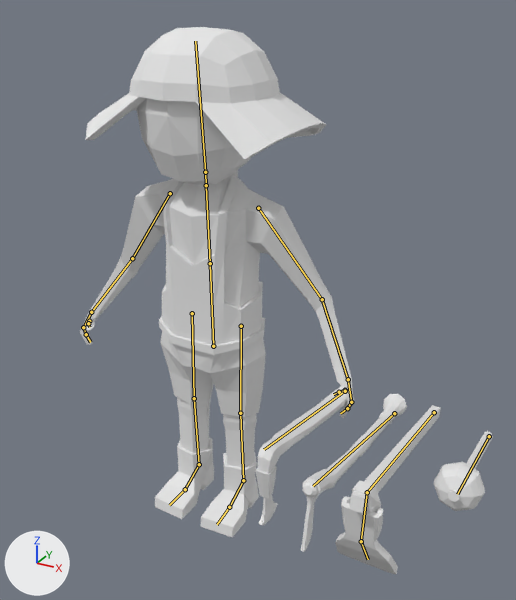
Two versions of the Blender file Map/Assets/Models/Sumerians/Summerian_Civil_Pick/Summerian_Civil_Pick.blend, one commit apart.
The view is the same before and after, from a 50 mm camera at (1.46, -2.26, 2.16) aimed at (0.22, -0.01, 1.03). Arrows for +X, +Y and +Z are at lower left; the lights stay in place. The bones that bend it are drawn over the model as lines.

In view in the first picture: 'Summerian Civil'.
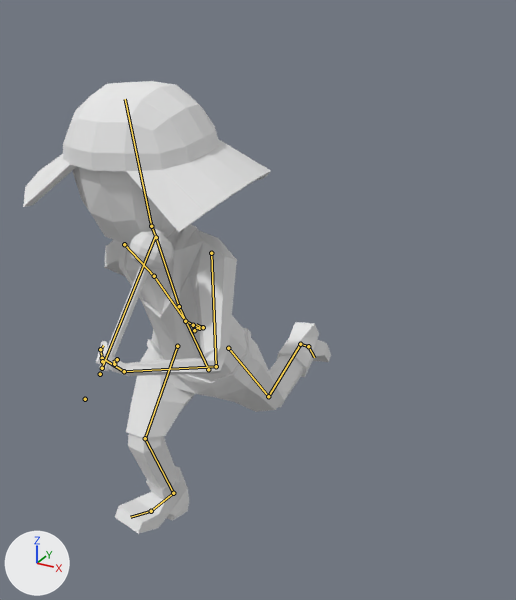
The newer file adds an action. The first version stands in its rest pose; the second is drawn at frame 9 of the action 'Summerian_Civil_Pick_Run'.

What the commit changed:
Bone 'abdomen' (bone_abdomen) moves from (0.0, 0.0, 0.0) to (-0.08, -0.85, -0.2).
Bone 'abdomen' (bone_abdomen) turns from (0, 0, 0) to (3, 8, 23) degrees about its own x, y and z.
Bone 'pecho' (bone_pecho) moves from (0.0, 0.0, 0.0) to (0.18, -0.14, -0.97).
Bone 'pecho' (bone_pecho) turns from (0, 0, 0) to (-12, 0, -8) degrees about its own x, y and z.
Bone 'cabeza' (bone_cabeza) turns from (0, 0, 0) to (8, -1, 3) degrees about its own x, y and z.
Bone 'brazo_L' (bone_brazo_l) turns from (0, 0, 0) to (-18, -35, -41) degrees about its own x, y and z.
Bone 'antebrazo_L' (bone_antebrazo_l) turns from (0, 0, 0) to (-26, -15, -57) degrees about its own x, y and z.
Bone 'mano_L' (bone_mano_l) turns from (0, 0, 0) to (13, 33, -22) degrees about its own x, y and z.
Bone 'dedos_mano_L' (bone_dedos_mano_l) turns from (0, 0, 0) to (15, 0, 52) degrees about its own x, y and z.
Bone 'dedos_mano2_L' (bone_dedos_mano2_l) turns from (0, 0, 0) to (40, 36, 19) degrees about its own x, y and z.
Bone 'pulgar1_L' (bone_pulgar1_l) turns from (0, 0, 0) to (-4, -28, -18) degrees about its own x, y and z.
Bone 'pulga2_L' (bone_pulga2_l) turns from (0, 0, 0) to (-50, 12, -34) degrees about its own x, y and z.
Bone 'Hacha' (bone_hacha) moves from (0.0, 0.0, 0.0) to (0.05, 0.22, 0.18).
Bone 'Hacha' (bone_hacha) turns from (0, 0, 0) to (-40, 35, -21) degrees about its own x, y and z.
Bone 'Hacha' (bone_hacha) is rescaled from (1.0, 1.0, 1.0) to (0.0, 0.0, 0.0).
Bone 'Pick' (bone_pick) moves from (0.0, 0.0, 0.0) to (-0.88, -0.26, 0.74).
Bone 'Pick' (bone_pick) turns from (0, 0, 0) to (0, 43, 0) degrees about its own x, y and z.
Bone 'Pick' (bone_pick) is rescaled from (1.0, 1.0, 1.0) to (0.0, 0.0, 0.0).
Bone 'Rack' (bone_rack) moves from (0.0, 0.0, 0.0) to (-2.38, 0.13, 0.1).
Bone 'Rack' (bone_rack) turns from (0, 0, 0) to (19, 25, -8) degrees about its own x, y and z.
Bone 'Rack' (bone_rack) is rescaled from (1.0, 1.0, 1.0) to (0.0, 0.0, 0.0).
Bone 'Martillo' (bone_martillo) moves from (0.0, 0.0, 0.0) to (-3.7, 0.33, -0.19).
Bone 'Martillo' (bone_martillo) turns from (0, 0, 0) to (-9, -63, -3) degrees about its own x, y and z.
Bone 'brazo_R' (bone_brazo_r) turns from (0, 0, 0) to (-8, -22, -28) degrees about its own x, y and z.
Bone 'antebrazo_R' (bone_antebrazo_r) turns from (0, 0, 0) to (-17, 3, 5) degrees about its own x, y and z.
Bone 'mano_R' (bone_mano_r) turns from (0, 0, 0) to (-19, 7, -2) degrees about its own x, y and z.
Bone 'dedos_mano_R' (bone_dedos_mano_r) turns from (0, 0, 0) to (41, -9, 10) degrees about its own x, y and z.
Bone 'dedos_mano2_R' (bone_dedos_mano2_r) turns from (0, 0, 0) to (71, -16, 7) degrees about its own x, y and z.
Bone 'pulgar1_R' (bone_pulgar1_r) turns from (0, 0, 0) to (-16, -26, -4) degrees about its own x, y and z.
Bone 'pulga2_R' (bone_pulga2_r) turns from (0, 0, 0) to (-52, 46, 48) degrees about its own x, y and z.
Bone 'pie_L_control' (bone_pie_l_control) moves from (0.0, 0.0, 0.0) to (-0.03, -3.99, 4.49).
Bone 'pie_L_control' (bone_pie_l_control) turns from (0, 0, 0) to (-122, 6, 6) degrees about its own x, y and z.
Bone 'pie_R_control' (bone_pie_r_control) moves from (0.0, 0.0, 0.0) to (-0.2, 1.98, 0.01).
Bone 'pie_R_control' (bone_pie_r_control) turns from (0, 0, 0) to (23, 0, -10) degrees about its own x, y and z.

What differs and where, as boxes (x1, y1, x2, y2) in the pictures (516 x 600 px):
'Summerian Civil', posed (25% narrower, 17% shorter): before (80, 27, 493, 574); after (23, 81, 331, 534)
bone 'abdomen', root to tip: before (213, 346) to (210, 263); after (208, 369) to (179, 306)
bone 'pecho', root to tip: before (210, 263) to (206, 185); after (179, 306) to (156, 237)
bone 'cabeza', root to tip: before (205, 172) to (195, 41); after (151, 226) to (125, 99)
bone 'brazo_L', root to tip: before (258, 208) to (322, 299); after (211, 253) to (216, 366)
bone 'antebrazo_L', root to tip: before (322, 299) to (348, 379); after (216, 366) to (124, 371)
bone 'mano_L', root to tip: before (348, 379) to (351, 402); after (124, 371) to (102, 358)
bone 'dedos_mano_L', root to tip: before (351, 402) to (347, 408); after (102, 358) to (100, 349)
bone 'dedos_mano2_L', root to tip: before (347, 408) to (340, 413); after (100, 349) to (103, 345)
bone 'pulgar1_L', root to tip: before (345, 390) to (339, 392); after (114, 364) to (117, 359)
bone 'pulga2_L', root to tip: before (339, 392) to (333, 394); after (117, 359) to (113, 362)
bone 'Hacha', root to tip: before (345, 391) to (264, 449); after (102, 361) to (102, 361)
bone 'Pick', root to tip: before (394, 413) to (313, 486); after (85, 399) to (85, 399)
bone 'Rack', root to tip: before (434, 412) to (367, 492); after (100, 374) to (100, 374)
bone 'Martillo', root to tip: before (489, 436) to (457, 494); after (102, 368) to (155, 235)
bone 'brazo_R', root to tip: before (170, 193) to (132, 258); after (124, 244) to (154, 276)
bone 'antebrazo_R', root to tip: before (132, 258) to (91, 312); after (154, 276) to (185, 321)
bone 'mano_R', root to tip: before (91, 312) to (83, 327); after (185, 321) to (199, 328)
bone 'dedos_mano_R', root to tip: before (83, 327) to (86, 334); after (199, 328) to (203, 327)
bone 'dedos_mano2_R', root to tip: before (86, 334) to (90, 342); after (203, 327) to (196, 324)
bone 'pulgar1_R', root to tip: before (89, 321) to (88, 323); after (193, 325) to (194, 330)
bone 'pulga2_R', root to tip: before (88, 323) to (89, 327); after (194, 330) to (198, 327)
